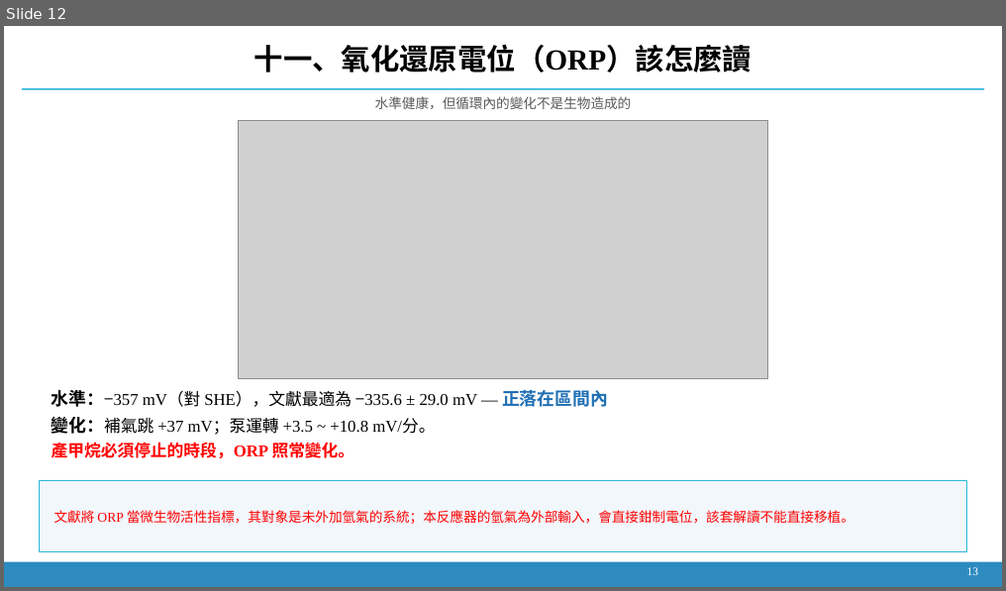
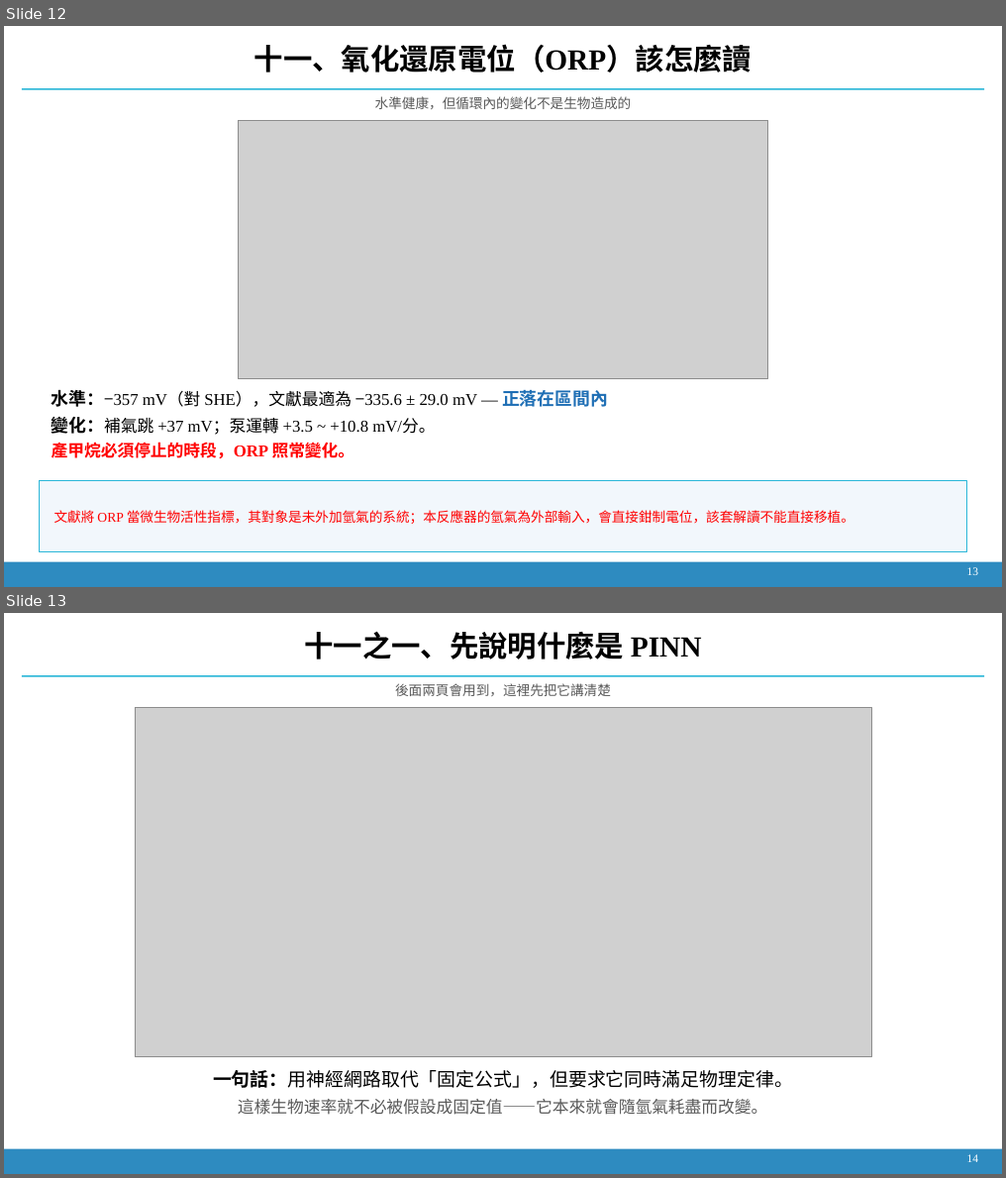
Before and after one commit to Yutou0601/Bioreactor-Edge-AI, a slide deck: docs/decks/簡報_2026-09-21_氫氣流失與壓降歸因.pptx. Shown one above the other, each under a label of ours: slide 12 before the commit, slides 12 and 13 after it. The pictures are 1006x591 and 1006x1178 pixels, drawn with LibreOffice and Linux fonts; fonts in the diff are those of the drawing; grey boxes stand for pictures. Boxes give left, top, right and bottom in pixels: in the first picture for what was removed or moved away, otherwise in the second. Text is boxed around its words. In the diff, an @@ line names an element or a change of style, - is before the commit and + after.

```diff
--- a/docs/decks/簡報_2026-09-21_氫氣流失與壓降歸因.pptx
+++ b/docs/decks/簡報_2026-09-21_氫氣流失與壓降歸因.pptx
@@ slide 13 added at [4,613,1002,1174], background #FFFFFF @@
@@ text added at [304,632,702,660], 28 pt, text #000000, bold @@
+十一之一、先說明什麼是 PINN
@@ rectangle added at [22,675,985,676], fill #2AB6D8 @@
@@ text added at [395,683,611,696], 13 pt, text #595959 @@
+後面兩頁會用到，這裡先把它講清楚
@@ picture added at [135,707,871,1058] @@
@@ text added at [213,1070,793,1115], 16 pt, text #595959 @@
+一句話：用神經網路取代「固定公式」，但要求它同時滿足物理定律。
+這樣生物速率就不必被假設成固定值——它本來就會隨氫氣耗盡而改變。
@@ rectangle added at [4,1150,1002,1174], fill #2E8BC0 @@
@@ text added at [967,1155,979,1162], 11 pt, text #FFFFFF @@
+14
```
Also in this commit, not shown: 10 slides changed, 3 other slides added, 6 other files.
